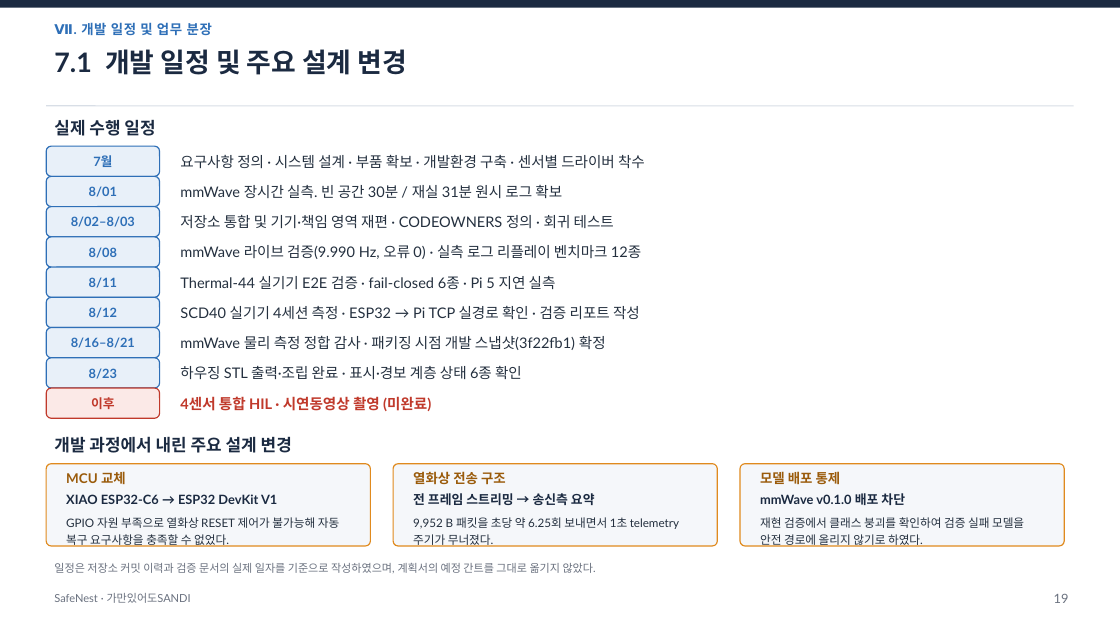
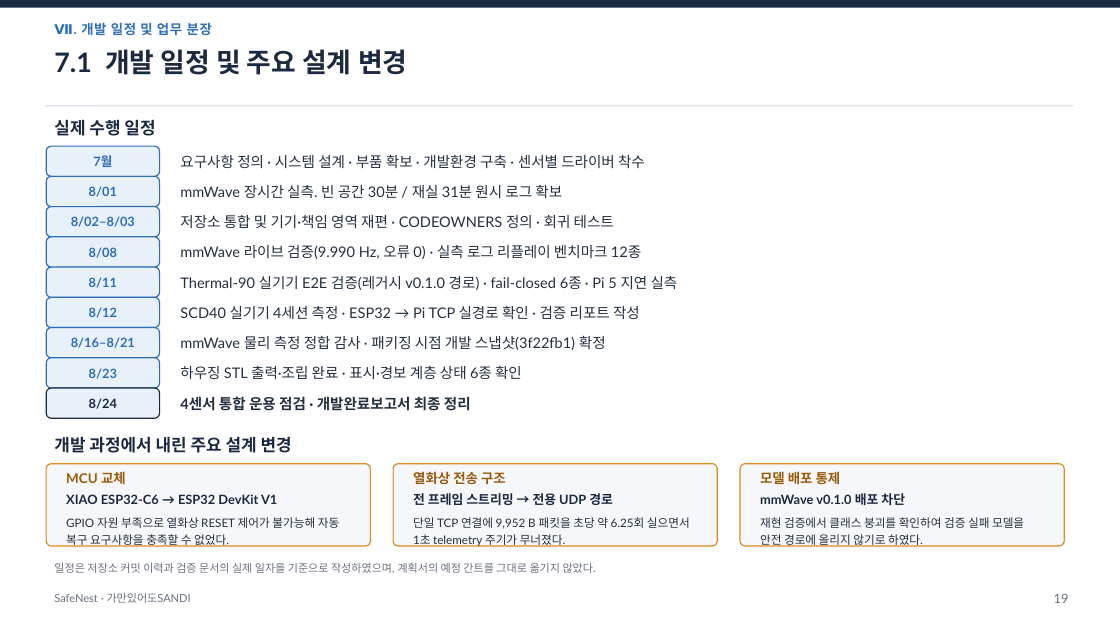
Before and after one commit to jinsu1011/safenest-embedded-competition, a slide deck: slide 20 of final-report/2026ESWContest_자유공모_가만있어도SANDI_개발완료보고서.pptx. Drawn at 1120x630 pixels with LibreOffice and Linux fonts; fonts in the diff are those of the drawing. Boxes give left, top, right and bottom in pixels: in the first picture for what was removed or moved away, otherwise in the second. Text is boxed around its words. In the diff, an @@ line names an element or a change of style, - is before the commit and + after.

```diff
--- a/final-report/2026ESWContest_자유공모_가만있어도SANDI_개발완료보고서.pptx
+++ b/final-report/2026ESWContest_자유공모_가만있어도SANDI_개발완료보고서.pptx
@@ text at [180, 276, 678, 290]: text changed @@
-Thermal-44 실기기 E2E 검증 · fail-closed 6종 · Pi 5 지연 실측
+Thermal-90 실기기 E2E 검증(레거시 v0.1.0 경로) · fail-closed 6종 · Pi 5 지연 실측
@@ rounded rectangle at [46, 388, 160, 418]: fill #FBE9E7 to #E8F0F9; outline #C0392B 1 pt to #1B2A41 1 pt @@
@@ text at [89, 398, 117, 409]: text changed; text colour #C0392B to #1B2A41 @@
-이후
+8/24
@@ text at [180, 396, 471, 411]: text changed; text colour #C0392B to #24303F @@
-4센서 통합 HIL · 시연동영상 촬영 (미완료)
+4센서 통합 운용 점검 · 개발완료보고서 최종 정리
@@ text at [413, 493, 613, 505]: text changed @@
-전 프레임 스트리밍 → 송신측 요약
+전 프레임 스트리밍 → 전용 UDP 경로
@@ text at [413, 517, 690, 547]: text changed @@
-9,952 B 패킷을 초당 약 6.25회 보내면서 1초 telemetry 주기가 무너졌다.
+단일 TCP 연결에 9,952 B 패킷을 초당 약 6.25회 실으면서 1초 telemetry 주기가 무너졌다.
```
Also in this commit, not shown: 19 other slides changed, 28 other files.
